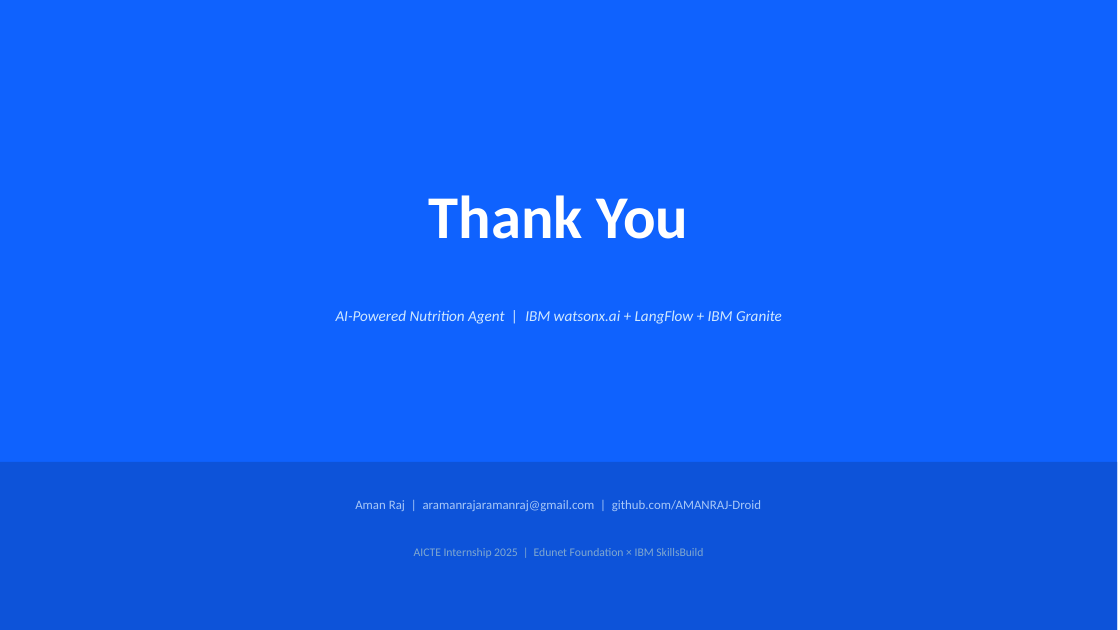
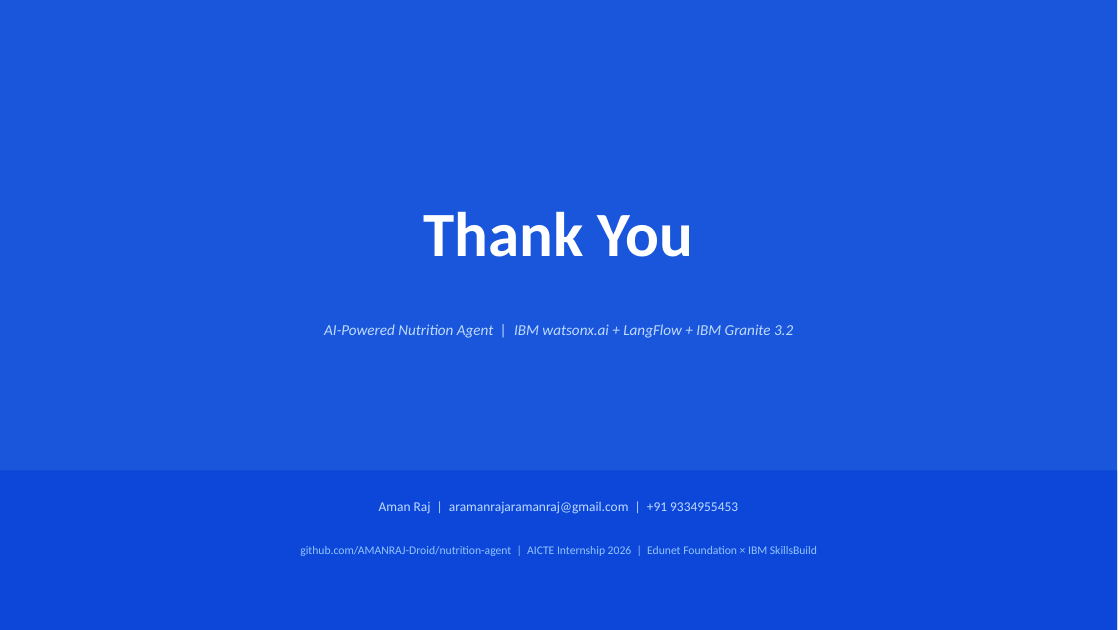
Before and after one commit to AMANRAJ-Droid/nutrition-agent, a slide deck: slide 14 of NutritionAgent_Presentation.pptx. Drawn at 1120x630 pixels with LibreOffice and Linux fonts; fonts in the diff are those of the drawing. Boxes give left, top, right and bottom in pixels: in the first picture for what was removed or moved away, otherwise in the second. Text is boxed around its words. In the diff, an @@ line names an element or a change of style, - is before the commit and + after.

Commit message:
Rebuild PPT: cleaner student design, real LangFlow workflow + token usage screenshots embedded

```diff
--- a/NutritionAgent_Presentation.pptx
+++ b/NutritionAgent_Presentation.pptx
@@ rectangle added at [0,0,1117,630], fill #1A56DB @@
@@ text "Thank You": place and size @@
-text "Thank You" at [429,195,688,239]
+text "Thank You" at [424,211,693,257]
@@ text "Thank You" at [424,211,693,257]: size 52 to 54 pt @@
@@ text at [324,324,793,338]: text changed; text colour #D0E8FF to #BFDBFE @@
-AI-Powered Nutrition Agent | IBM watsonx.ai + LangFlow + IBM Granite
+AI-Powered Nutrition Agent | IBM watsonx.ai + LangFlow + IBM Granite 3.2
@@ rectangle: place and size @@
-rectangle at [0,0,1117,630]
+rectangle at [0,471,1117,630]
@@ rectangle at [0,471,1117,630]: fill #0F62FE to #0D47D9 @@
@@ rectangle removed at [0,462,1117,630] @@
@@ text added at [379,502,738,514], 11.5 pt, text #BFDBFE @@
+Aman Raj | aramanrajaramanraj@gmail.com | +91 9334955453
@@ text at [300,546,817,556]: text changed; size 11 to 10 pt; text colour #A8C8F8 to #93C5FD @@
-Aman Raj | aramanrajaramanraj@gmail.com | github.com/AMANRAJ-Droid
+github.com/AMANRAJ-Droid/nutrition-agent | AICTE Internship 2026 | Edunet Foundation × IBM SkillsBuild
@@ text removed at [414,548,703,558] @@
-AICTE Internship 2025 | Edunet Foundation × IBM SkillsBuild
```
Also in this commit, not shown: 12 other slides changed, 1 slide added, 1 slide removed.
